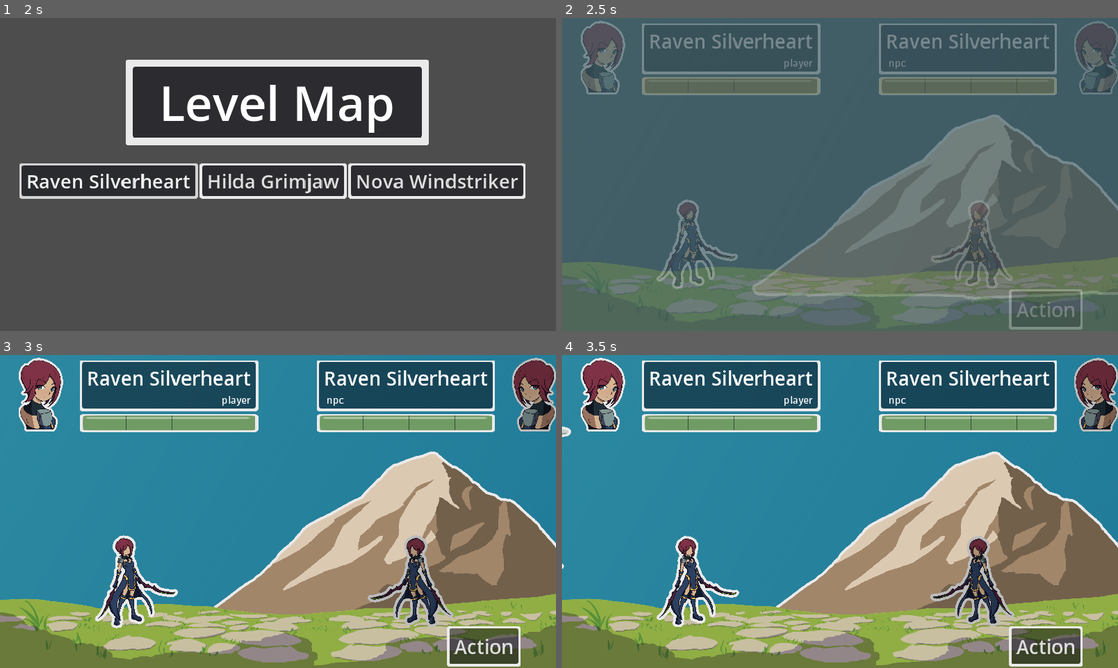
Above: before the commit, frames 1-4 (two rows, left to right).
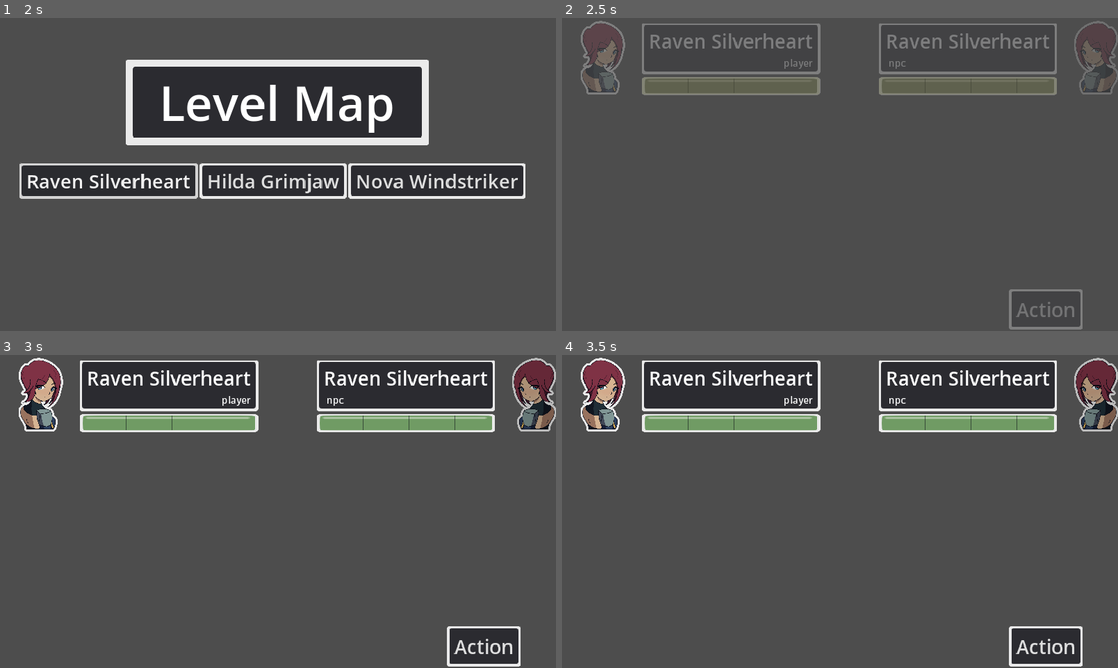
Above: after the commit, the same moments.

Repository: MajorZiploc/sticker_book_moments
Game: Godot game, scene res://scenes/title_scene.tscn
The game is run twice, just before and just after one commit, with the same random seed, the same clock (stepped at 60 frames per second) and the same inputs.
Inputs (mouse positions are in pixels of both pictures, inside the frame that each line leads up to):
- Up to frame 1 (2 s): click "Play" at 0.5 s; click "Raven Silverheart" at 1.25 s
- Up to frame 2 (2.5 s): click (673, 180) at 2 s, where only the run before the commit has a clickable "Raven Silverheart"
- Up to frame 3 (3 s): tap Enter at 2.75 s; move the mouse to (400, 495) at 2.77 s; hold D (right) from 2.78 s (still down); click (400, 495) at 2.85 s
- Up to frame 4 (3.5 s): keep holding D (right)

Frame 1 is identical in both runs. In frame 2, 61% of the frame differs, in the area x 0-100%, y 0-100%; in frame 3, 90%; in frame 4, 90%.

Commit message:
make pause menu work on visible toggle

Diff:
--- a/scenes/battle_scene.gd
+++ b/scenes/battle_scene.gd
@@ -42,7 +42,7 @@
 @export var is_player_turn = true;
 @export var std_cam_zoom: Vector2 = Vector2(0.5, 0.5);
 
-var pause_menu: Node = null;
+var pause_menu: Node;
 
 var player_inventory_size = 9;
 var player_inventory_item_types = [];
@@ -108,6 +108,8 @@
 var valid_qte_keys = qte_item_metadata.keys();
 
 func _ready():
+  pause_menu = SceneHelper.make_pause_menu();
+  ui.add_child(pause_menu);
   qte_mode = AppState.data.get("options", {}).get("qte_mode", qte_mode);
   var player_choices_popup = player_choices_action_btn.get_popup();
   player_choices_popup.connect("id_pressed", on_player_choices_menu_item_pressed);
@@ -263,8 +265,8 @@
   if round_happening:
     qte_attempt(event);
     return;
-  pause_menu = SceneHelper.toggle_pause_menu(event, ui, pause_menu);
-  if pause_menu: return;
+  visible = SceneHelper.toggle_pause_menu(event, pause_menu);
+  if visible: return;
 
 func qte_attempt(event: InputEvent):
   var qte_item = get_qte_item(qte_current_action_count);
--- a/scenes/choose_char.gd
+++ b/scenes/choose_char.gd
@@ -2,14 +2,16 @@
 
 @onready var ui: Control = $ui_root/ui;
 
-var pause_menu: Node = null;
+var pause_menu: Node;
 
 func _ready():
+  pause_menu = SceneHelper.make_pause_menu();
+  ui.add_child(pause_menu);
   create_char_choices();
 
 func _input(event: InputEvent):
-  pause_menu = SceneHelper.toggle_pause_menu(event, ui, pause_menu);
-  if pause_menu: return;
+  visible = SceneHelper.toggle_pause_menu(event, pause_menu);
+  if visible: return;
 
 func on_char_selected(key: CombatUnitData.Type):
   AppState.insert_data(Constants.player, {"combat_unit_data_type": key, "health": CombatUnitData.default_max_health});
--- a/scenes/level_map.gd
+++ b/scenes/level_map.gd
@@ -2,14 +2,16 @@
 
 @onready var ui: Control = $ui_root/ui;
 
-var pause_menu: Node = null;
+var pause_menu: Node;
 
 func _ready():
+  pause_menu = SceneHelper.make_pause_menu();
+  ui.add_child(pause_menu);
   create_char_choices();
 
 func _input(event: InputEvent):
-  pause_menu = SceneHelper.toggle_pause_menu(event, ui, pause_menu);
-  if pause_menu: return;
+  visible = SceneHelper.toggle_pause_menu(event, pause_menu);
+  if visible: return;
 
 func on_char_selected(key: CombatUnitData.Type):
   AppState.insert_data(Constants.npc, {"combat_unit_data_type": key, "health": CombatUnitData.default_max_health});
--- a/scenes/pause_menu_component.gd
+++ b/scenes/pause_menu_component.gd
@@ -9,7 +9,7 @@
   qte_type_option_btn.selected = AppState.data.get("options", {}).get("qte_mode", -1);
 
 func _on_back_button_up():
-  get_parent().remove_child(self);
+  self.visible = false;
 
 func _on_fullscreen_toggle_button_up():
   var window_mode = (
--- a/scenes/pause_menu_component.tscn
+++ b/scenes/pause_menu_component.tscn
@@ -63,12 +63,10 @@
 offset_right = 809.0
 offset_bottom = 642.0
 grow_horizontal = 2
-current_tab = 1
 clip_tabs = false
 all_tabs_in_front = true
 
 [node name="general" type="BoxContainer" parent="tabs"]
-visible = false
 layout_mode = 2
 
 [node name="vbox" type="VBoxContainer" parent="tabs/general"]
@@ -94,6 +92,7 @@
 text = "quit"
 
 [node name="options" type="BoxContainer" parent="tabs"]
+visible = false
 layout_mode = 2
 
 [node name="vbox" type="VBoxContainer" parent="tabs/options"]
--- a/scenes/title_scene.gd
+++ b/scenes/title_scene.gd
@@ -3,15 +3,17 @@
 
 @onready var ui = $ui_root/ui;
 
-var pause_menu: Node = null;
+var pause_menu: Node;
 
 func _on_play_btn_button_up():
   SceneSwitcher.change_scene("res://scenes/choose_char.tscn", {})
 
 func _ready():
+  pause_menu = SceneHelper.make_pause_menu();
+  ui.add_child(pause_menu);
   AppState.load_data(AppState.current_data_file_name);
   OptionsHelper.set_options();
 
 func _input(event: InputEvent):
-  pause_menu = SceneHelper.toggle_pause_menu(event, ui, pause_menu);
-  if pause_menu: return;
+  visible = SceneHelper.toggle_pause_menu(event, pause_menu);
+  if visible: return;
--- a/utils/scene_helper.gd
+++ b/utils/scene_helper.gd
@@ -1,12 +1,13 @@
 extends Node
 
-func toggle_pause_menu(event: InputEvent, parent: Node, pause_menu: Node) -> Node:
+func make_pause_menu():
+  var pause_menu = preload("res://scenes/pause_menu_component.tscn").instantiate();
+  pause_menu.visible = false;
+  return pause_menu;
+
+func toggle_pause_menu(event: InputEvent, pause_menu: Node) -> bool:
+  var visible = false;
   if event.is_action_pressed("pause"):
-    if pause_menu:
-      parent.remove_child(pause_menu);
-      return null;
-    else:
-      var new_pause_menu = preload("res://scenes/pause_menu_component.tscn").instantiate();
-      parent.add_child(new_pause_menu);
-      return new_pause_menu;
-  return pause_menu;
+    visible = not pause_menu.visible;
+    pause_menu.visible = visible;
+  return visible;
